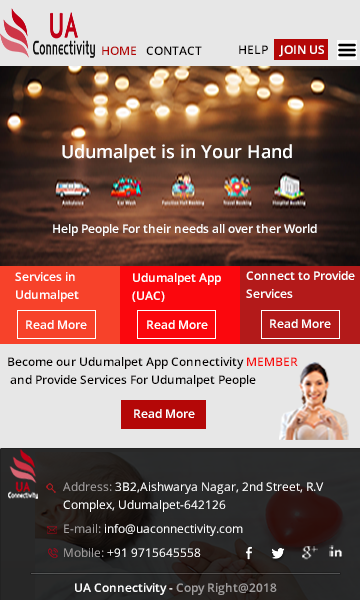
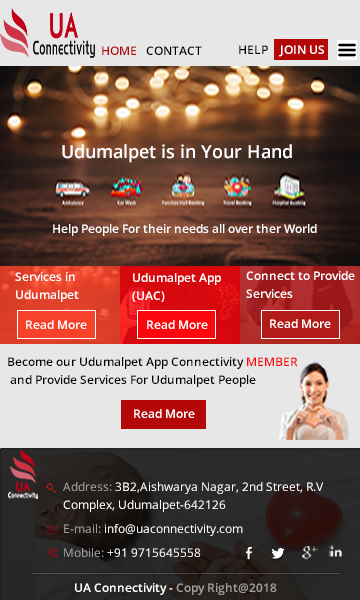
Comparing the layer stacks of the two 360px x 600px images. Changes:
added layer "Layer 18" (15%) above "Rectangle 2 copy 2" over (x1=240, y1=266, x2=360, y2=344)
added layer "Layer 17" (15%) above "Rectangle 2 copy" over (x1=120, y1=266, x2=240, y2=344)
added layer "Layer 16" (15%) above "Rectangle 2" over (x1=0, y1=266, x2=130, y2=344)
